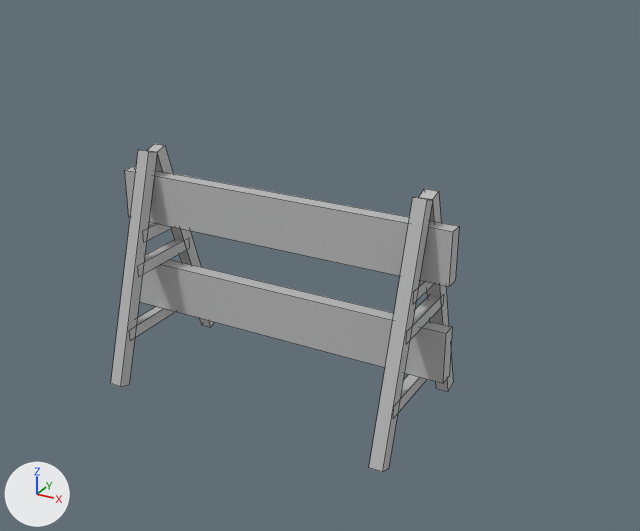
An edit to the FBX model SouthsideRun/Assets/Models/Prop/Prop_Barricade_Model.fbx, drawn before and after from the same camera.
One viewpoint serves both versions: a 50 mm camera at (1.292, -2.091, 1.491) aimed at (0.129, 0.024, 0.434). Every picture has the same lights, and +X, +Y and +Z are marked at lower left. Mesh edges are drawn as thin lines. Where no turn or scale is listed for an object, it has been applied to the vertices.

The scene before the commit, as lines of its bpy script (objects in view):
```python
mat_lambert1 = principled_material('lambert1')
mat_lambert1.base_color = (0.5, 0.5, 0.5)  # grey #bcbcbc
me_mesh = bpy.data.meshes.new('Mesh')
me_mesh.from_pydata(...)  # 96 vertices, 72 faces; spans x -0.552..0.552, y -0.265..0.265, z -0.006..0.72
me_mesh.materials.append(mat_lambert1)  # grey #bcbcbc
ob_prop_barricade_model = bpy.data.objects.new('Prop_Barricade_Model', me_mesh)
ob_prop_barricade_model.location = (0.0, 0.0, 0.0)
```
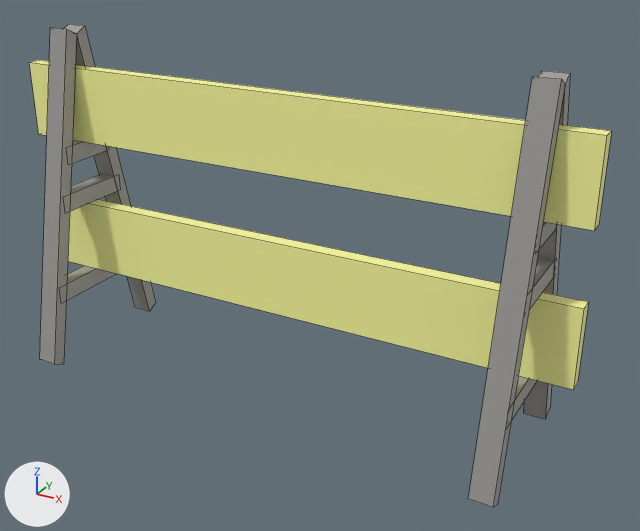
Pixel boxes (x1, y1, x2, y2) of what changed, in the pictures (640 x 531 px; the box of a moved part takes in the faces that stretch with it):
'Prop_Barricade_Model', recoloured, reshaped (grey to yellow, 67% wider, 47% taller): before (111, 144, 459, 472); after (29, 24, 612, 507)
part 1 of me_mesh, added (yellow): after (68, 199, 589, 390)
part 2 of me_mesh, added: after (529, 258, 554, 310)
part 3 of me_mesh, moved or reshaped: before (419, 189, 453, 392); after (524, 70, 570, 419)
part 4 of me_mesh, added (yellow): after (29, 60, 612, 231)
part 5 of me_mesh, added: after (66, 265, 116, 300)
part 6 of me_mesh, moved or reshaped: before (111, 150, 157, 387); after (40, 28, 77, 364)
part 7 of me_mesh, moved or reshaped: before (147, 144, 215, 327); after (64, 24, 156, 311)
part 8 of me_mesh, added: after (70, 174, 117, 211)
part 9 of me_mesh, added: after (72, 140, 106, 163)
part 10 of me_mesh, added: after (539, 222, 556, 249)
part 11 of me_mesh, moved or reshaped: before (369, 197, 433, 472); after (468, 76, 565, 507)
part 12 of me_mesh, added: after (511, 376, 537, 421)
part 13 of me_mesh, deleted: before (125, 166, 459, 413)

What changed in the scene script:
```text
Change mat_lambert1:
    mat_lambert1.base_color: (0.5, 0.5, 0.5) -> (1.0, 1.0, 0.353)  # grey #bcbcbc -> yellow #ffffa0
Add mat_lambert6:
    mat_lambert6 = principled_material('lambert6')
    mat_lambert6.base_color = (0.339, 0.333, 0.315)  # grey #9d9c98
Change me_mesh:
    used by ob_prop_barricade_model
    remove me_mesh.from_pydata(...)  # 96 vertices, 72 faces; spans x -0.552..0.552, y -0.265..0.265, z -0.006..0.72
    add me_mesh.from_pydata(...)  # 96 vertices, 72 faces; spans x -0.91..0.91, y -0.265..0.265, z -0.009..1.065
    me_mesh part 1: a new loose piece, a box spanning x -0.91..0.91, y -0.022..0.022, z 0.262..0.499, in mat_lambert1 (yellow #ffffa0)
    me_mesh part 2: a new loose piece, a box spanning x 0.737..0.792, y -0.134..0.134, z 0.499..0.555, in mat_lambert6 (grey #9d9c98)
    me_mesh part 3: the loose piece of 8 vertices spanning x 0.441..0.483, y 0.0..0.265, z -0.006..0.72 is scaled about the mesh origin by (1.65, 1, 1.48), in mat_lambert6 (grey #9d9c98)
    me_mesh part 4: a new loose piece, a box spanning x -0.91..0.91, y -0.022..0.022, z 0.708..0.945, in mat_lambert1 (yellow #ffffa0)
    me_mesh part 5: a new loose piece, a box spanning x -0.774..-0.719, y -0.2..0.2, z 0.206..0.262, in mat_lambert6 (grey #9d9c98)
    me_mesh part 6: the loose piece of 8 vertices spanning x -0.475..-0.434, y -0.265..0.0, z -0.006..0.72 is scaled about the mesh origin by (1.65, 1, 1.48), in mat_lambert6 (grey #9d9c98)
    me_mesh part 7: the loose piece of 8 vertices spanning x -0.475..-0.434, y 0.0..0.265, z -0.006..0.72 is scaled about the mesh origin by (1.65, 1, 1.48), in mat_lambert6 (grey #9d9c98)
    me_mesh part 8: a new loose piece, a box spanning x -0.774..-0.719, y -0.134..0.134, z 0.499..0.555, in mat_lambert6 (grey #9d9c98)
    me_mesh part 9: a new loose piece, a box spanning x -0.774..-0.719, y -0.096..0.096, z 0.652..0.708, in mat_lambert6 (grey #9d9c98)
    me_mesh part 10: a new loose piece, a box spanning x 0.737..0.792, y -0.096..0.096, z 0.652..0.708, in mat_lambert6 (grey #9d9c98)
    me_mesh part 11: the loose piece of 8 vertices spanning x 0.441..0.483, y -0.265..0.0, z -0.006..0.72 is scaled about the mesh origin by (1.65, 1, 1.48), in mat_lambert6 (grey #9d9c98)
    me_mesh part 12: a new loose piece, a box spanning x 0.737..0.792, y -0.2..0.2, z 0.206..0.262, in mat_lambert6 (grey #9d9c98)
    me_mesh part 13: 8 loose pieces with 64 vertices, spanning x -0.552..0.552, y -0.2..0.2, z 0.139..0.638, are deleted
    add me_mesh.materials.append(mat_lambert6)  # grey #9d9c98
```
